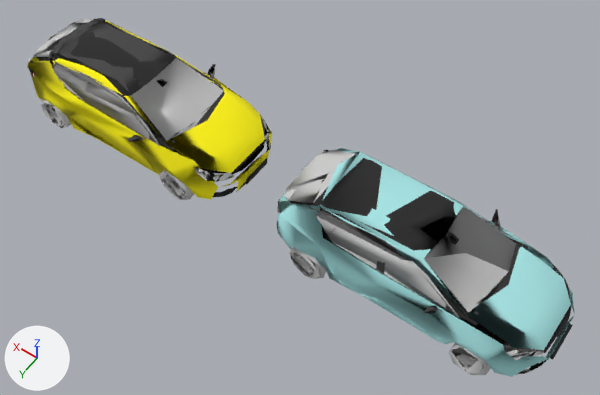
What one commit did to the glTF model frontend/public/models/vehicle-auto.glb.
Rendered twice from a 50 mm camera at (-237.0, 620.0, 1013.0) aimed at (202.0, 5.0, 47.0). Arrows for +X, +Y and +Z are at lower left; the lights stay in place. The older version comes first. Where no turn or scale is listed for an object, it has been applied to the vertices.

The older version as bpy lines, for what is in view:
```python
me_mesh_0 = bpy.data.meshes.new('Mesh_0')
me_mesh_0.from_pydata(...)  # 2940 vertices, 5951 faces; spans x 0.0..930.0, y -202.0..0.0, z 0.0..141.0
me_mesh_0.materials.append(mat_hatchconsept2016_interior)  # black #262626
me_mesh_0.materials.append(mat_plastic)  # dark grey #323232
me_mesh_0.materials.append(mat_brakes_suv)  # light grey #cacaca
me_mesh_0.materials.append(mat_bottom)  # black #0d0d0d
me_mesh_0.materials.append(mat_paint_metallic_coupe)  # yellow #fff400
me_mesh_0.materials.append(mat_moldings)  # grey #7e7e7e
me_mesh_0.materials.append(mat_light_b)  # red #ff0000
me_mesh_0.materials.append(mat_rubber)  # dark grey #454545
me_mesh_0.materials.append(mat_light_f)  # white #ffffff
me_mesh_0.materials.append(mat_reflector_bump)  # grey #bdbdbd
me_mesh_0.materials.append(mat_paint_metallic)  # cyan #a8e5e5
ob_mesh_0 = bpy.data.objects.new('Mesh_0', me_mesh_0)
ob_mesh_0.location = (-214.0, 101.0, 2.0)
```
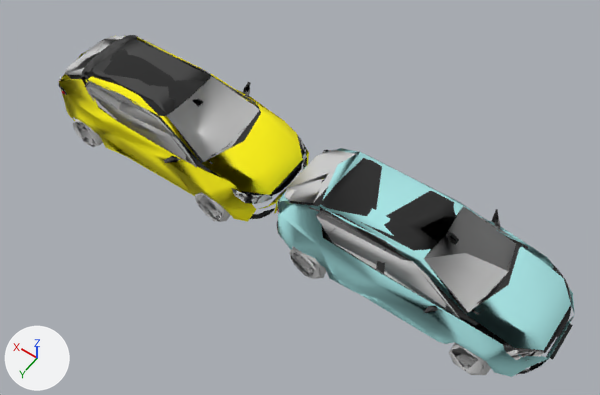
Location of each change, [x1, y1, x2, y2] in pixels of the pictures (600 x 395 px; the box of a moved part takes in the faces that stretch with it):
'Mesh_0', reshaped
    before: [27, 18, 575, 377]
    after: [58, 35, 575, 377]
part 1 of me_mesh_0, moved or reshaped (mostly hidden)
    before: [133, 99, 157, 134]
    after: [169, 119, 192, 152]
part 2 of me_mesh_0, moved or reshaped
    before: [36, 23, 223, 154]
    after: [67, 41, 259, 174]
part 3 of me_mesh_0, moved or reshaped
    before: [157, 79, 167, 87]
    after: [192, 99, 203, 107]
part 4 of me_mesh_0, moved or reshaped
    before: [196, 108, 265, 174]
    after: [234, 135, 303, 196]
part 5 of me_mesh_0, moved or reshaped
    before: [266, 139, 271, 152]
    after: [303, 158, 307, 169]
part 6 of me_mesh_0, moved or reshaped
    before: [213, 187, 237, 197]
    after: [250, 208, 275, 219]
part 7 of me_mesh_0, moved or reshaped (not visible afterwards)
    before: [251, 159, 267, 179]
part 8 of me_mesh_0, moved or reshaped
    before: [170, 91, 225, 143]
    after: [207, 110, 261, 164]
part 9 of me_mesh_0, moved or reshaped (not visible afterwards)
    before: [246, 158, 267, 185]
part 10 of me_mesh_0, moved or reshaped
    before: [27, 18, 272, 200]
    after: [58, 35, 309, 222]

What changed in the scene script:
```text
Change me_mesh_0:
    used by ob_mesh_0; location = (-214.0, 101.0, 2.0)
    remove me_mesh_0.from_pydata(...)  # 2940 vertices, 5951 faces; spans x 0.0..930.0, y -202.0..0.0, z 0.0..141.0
    add me_mesh_0.from_pydata(...)  # 2940 vertices, 5951 faces; spans x 0.0..859.0, y -202.0..0.0, z 0.0..141.0
    me_mesh_0 part 1: the loose piece of 94 vertices spanning x 675.0..746.0, y -91.0..-41.0, z 42.0..116.0 is moved by (-70.0, 0.0, 0.0)
    me_mesh_0 part 2: the loose piece of 174 vertices spanning x 597.0..909.0, y -175.0..-28.0, z 20.0..141.0 is moved by (-70.0, 0.0, 0.0)
    me_mesh_0 part 3: the loose piece of 11 vertices spanning x 669.0..689.0, y -111.0..-90.0, z 122.0..130.0 is moved by (-70.0, 0.0, 0.0)
    me_mesh_0 part 4: the loose piece of 49 vertices spanning x 507.0..558.0, y -175.0..-27.0, z 60.0..83.0 is moved by (-70.0, 0.0, 0.0)
    me_mesh_0 part 5: the loose piece of 18 vertices spanning x 509.0..535.0, y -172.0..-139.0, z 24.0..40.0 is moved by (-70.0, 0.0, 0.0)
    me_mesh_0 part 6: the loose piece of 16 vertices spanning x 507.0..535.0, y -64.0..-30.0, z 24.0..40.0 is moved by (-70.0, 0.0, 0.0)
    me_mesh_0 part 7: the loose piece of 4 vertices spanning x 500.0, y -127.0..-75.0, z 36.0..47.0 is moved by (-70.0, 0.0, 0.0)
    me_mesh_0 part 8: the loose piece of 7 vertices spanning x 590.0..612.0, y -168.0..-40.0, z 95.0..97.0 is moved by (-70.0, 0.0, 0.0)
    me_mesh_0 part 9: the loose piece of 6 vertices spanning x 500.0, y -128.0..-75.0, z 35.0..48.0 is moved by (-70.0, 0.0, 0.0)
    me_mesh_0 part 10: 842 of the vertices in x 504.0..930.0, y -202.0..0.0, z 0.0..140.0 are moved by (-70.0, 0.0, 0.0)
    other edits to the shape of me_mesh_0 do not show in these pictures
```
